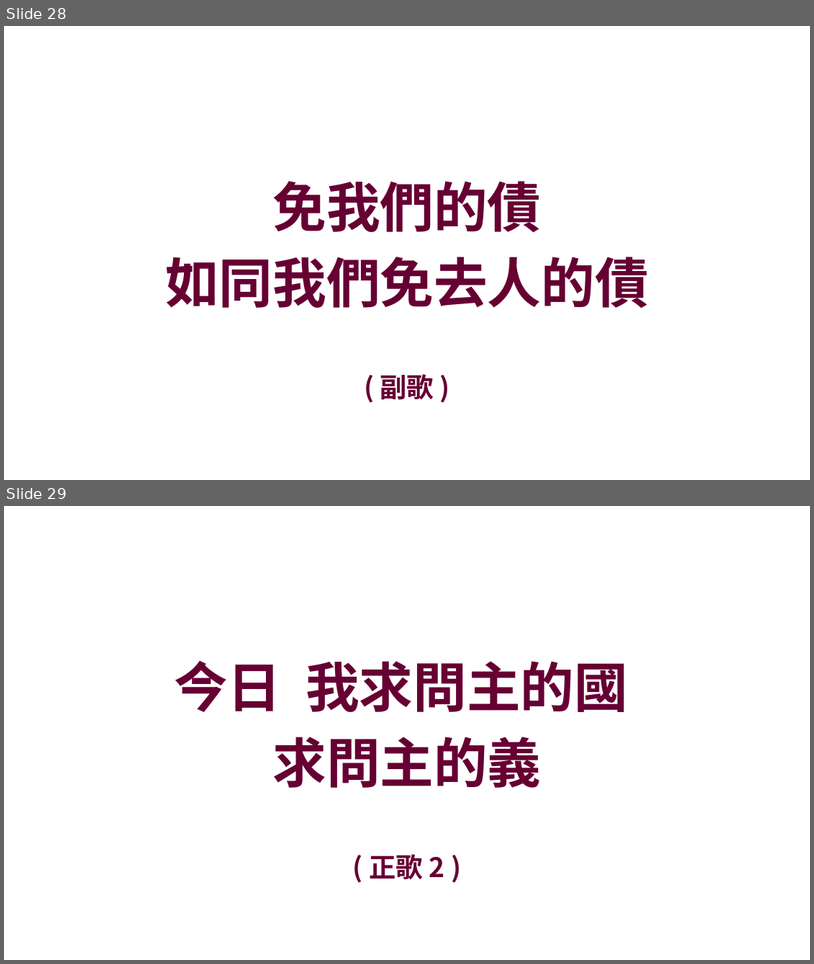
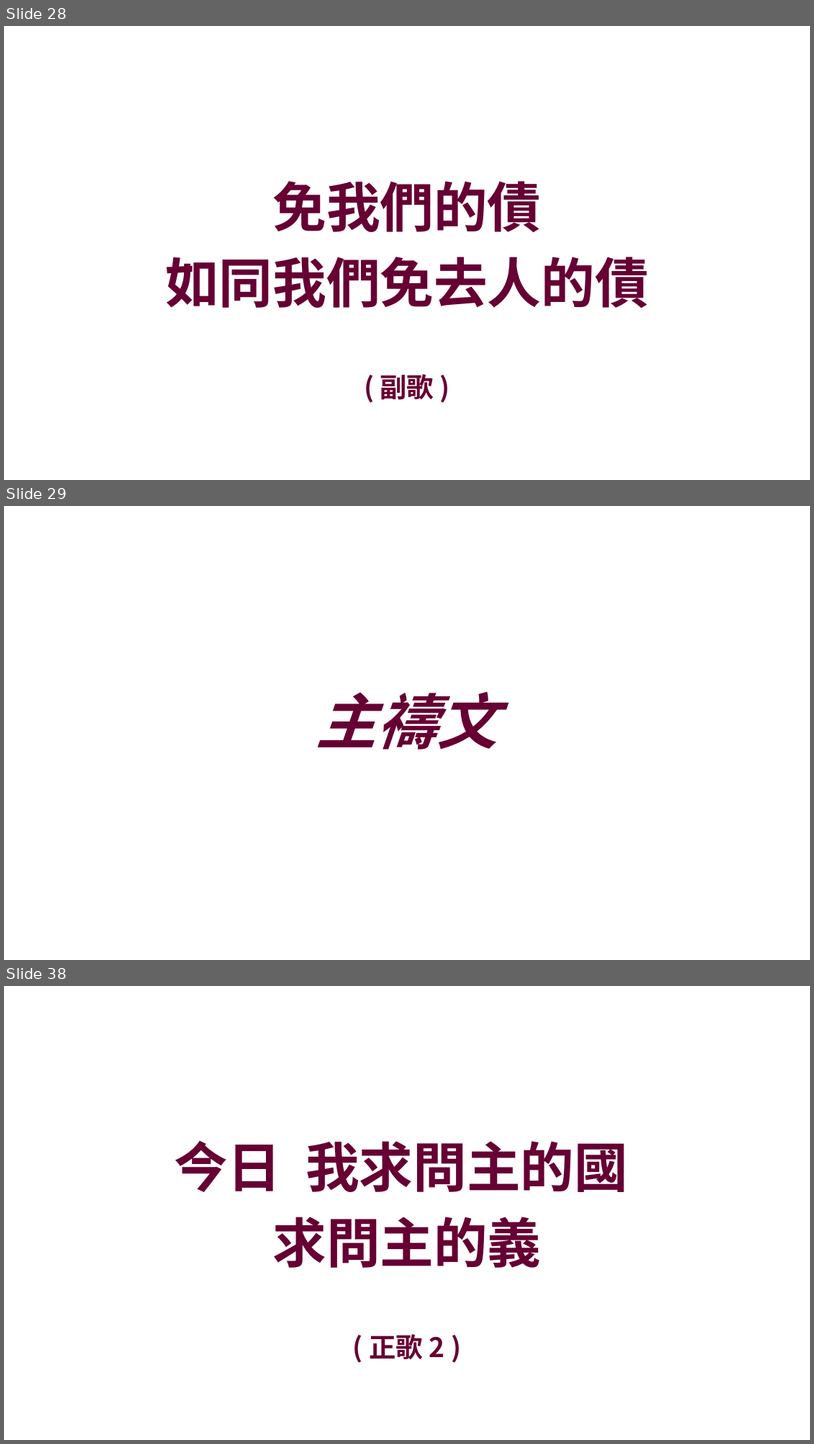
Before and after one commit to batisuoc/prayermeeting, a slide deck: 2024/5月/09-05-2024.pptx. Shown one above the other, each under a label of ours: slides 28 and 29 before the commit, slides 28, 29 and 38 after it; the slides between them are not shown. The pictures are 814x964 and 814x1444 pixels, drawn with LibreOffice and Linux fonts; fonts in the diff are those of the drawing; background and template pictures are left out. Boxes give left, top, right and bottom in pixels: in the first picture for what was removed or moved away, otherwise in the second. Text is boxed around its words. In the diff, an @@ line names an element or a change of style, - is before the commit and + after.

```diff
--- a/2024/5月/09-05-2024.pptx
+++ b/2024/5月/09-05-2024.pptx
@@ slide 29 added at [4, 506, 810, 960], background picture (left out) @@
@@ title added at [316, 692, 498, 749], 72 pt, text #660033, bold, italic @@
+主禱文
@@ what was slide 29 is now slide 38 @@
```
Also in this commit, not shown: 8 other slides added.
